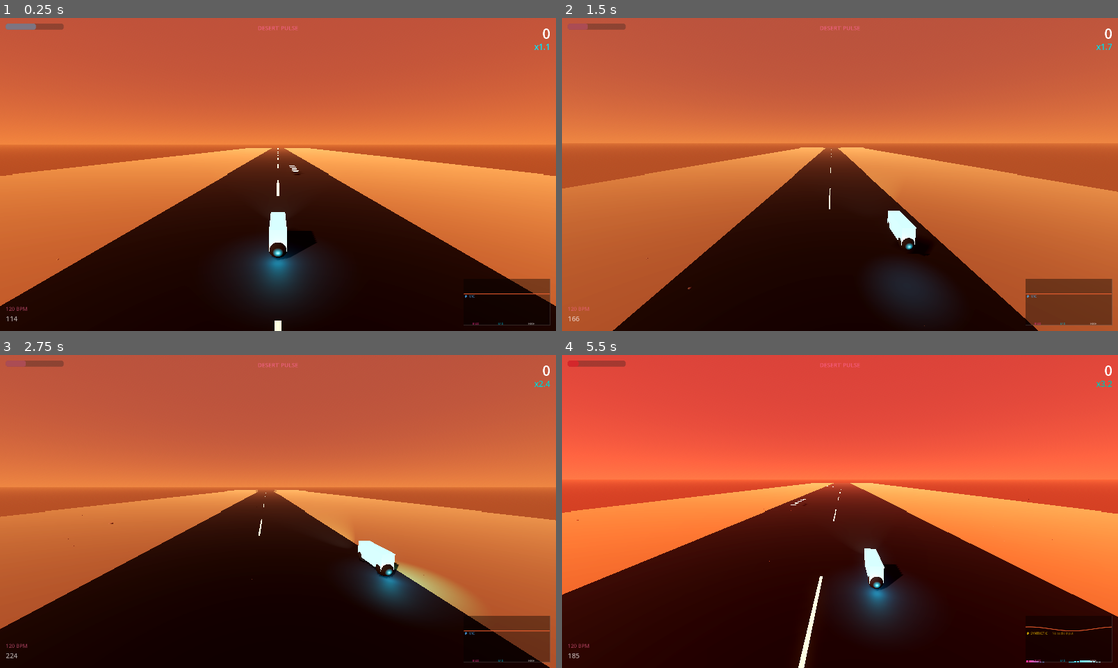
Above: before the commit, frames 1-4 (two rows, left to right).
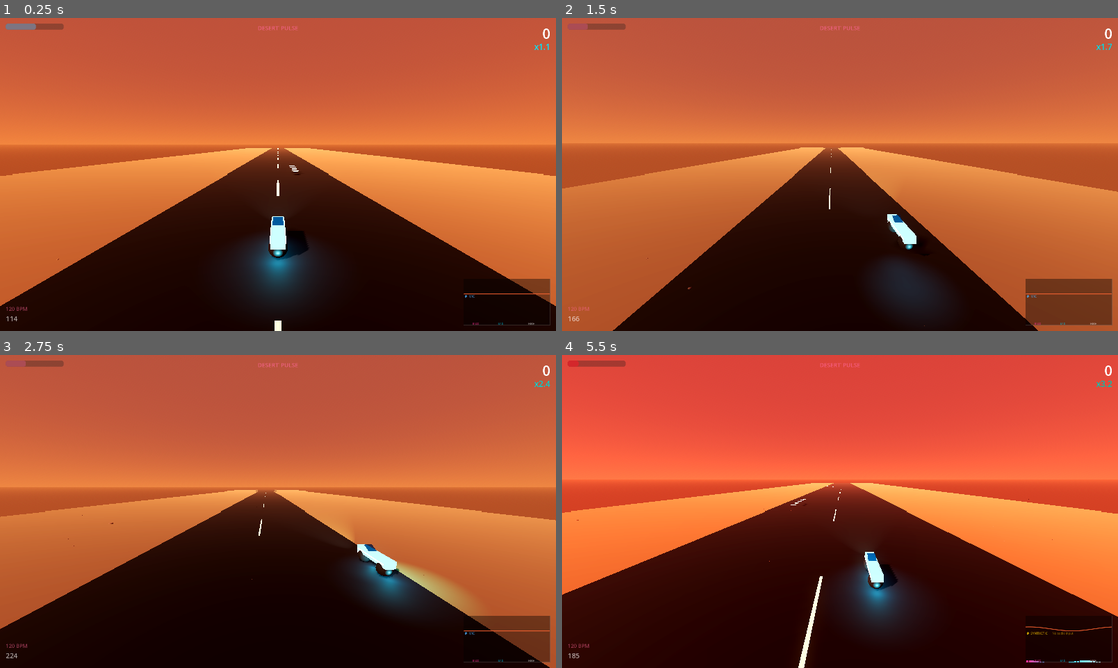
Above: after the commit, the same moments.

Repository: scschwa/claude-code-app-moto-game
Game: Godot game, scene res://scenes/main.tscn
Two runs of this game, one before a commit and one after it. Both use one fixed random seed, a clock stepped at 60 frames per second and the inputs below.
Inputs:
- Up to frame 1 (0.25 s): no input
- Up to frame 2 (1.5 s): hold E (lane_switch_right) 0.53-1.28 s; tap Shift (boost) at 0.6, 1.35 s; tap Space (jump) at 0.77 s; hold S (brake) from 1.28 s (still down)
- Up to frame 3 (2.75 s): tap Space (jump) at 1.52 s; release S (brake) at 2.03 s; hold E (lane_switch_right) from 2.03 s (still down); tap Shift (boost) at 2.1 s
- Up to frame 4 (5.5 s): release E (lane_switch_right) at 2.78 s; hold W (accelerate) 2.78-3.53 s; tap Shift (boost) every 0.75 s from 2.85 to 5.1 s; tap Space (jump) at 3.02, 3.77, 4.52 s; hold Q (lane_switch_left) 3.53-5.03 s; hold S (brake) from 5.03 s (still down)

The runs differ from the first frame. In frame 1, 0.4% of the frame differs, in the area x 47-57%, y 62-77%; in frame 2, 0.2%; in frame 3, 0.4%, in the area x 64-72%, y 59-72%; in frame 4, 0.4%.

Commit message:
Add Tron bike mesh, crash spin, escalating coin SFX, and score popups
Replace the plain box bike with a composite Tron light-cycle built from
primitives (main body, canopy, prism fairing, tail, neon edge strips,
underglow). Add a 720-degree Y-axis spin on obstacle collision alongside
the existing blink. Rewrite coin pickup sound as combo-parameterized FM
synthesis that escalates across 8 tiers (higher pitch, more harmonics,
second voice, whoosh). Add world-space Label3D score popups that pop in
above the bike, scale with combo, change color, float up, and fade out.

Co-Authored-By: Claude Opus 4.6 <noreply@anthropic.com>

Diff:
--- a/scenes/bike.tscn
+++ b/scenes/bike.tscn
@@ -1,17 +1,49 @@
-[gd_scene load_steps=7 format=3 uid="uid://bike001"]
+[gd_scene load_steps=16 format=3 uid="uid://bike001"]
 
 [ext_resource type="Script" path="res://scripts/bike_controller.gd" id="1_bike"]
 
-[sub_resource type="BoxMesh" id="BoxMesh_body"]
-size = Vector3(0.6, 0.8, 2.0)
+[sub_resource type="BoxMesh" id="BoxMesh_mainbody"]
+size = Vector3(0.5, 0.35, 2.4)
 
 [sub_resource type="StandardMaterial3D" id="Material_body"]
 albedo_color = Color(0, 0.85, 1, 1)
 emission_enabled = true
 emission = Color(0, 0.6, 0.9, 1)
 emission_energy_multiplier = 1.5
-metallic = 0.8
-roughness = 0.3
+metallic = 0.9
+roughness = 0.2
+
+[sub_resource type="BoxMesh" id="BoxMesh_canopy"]
+size = Vector3(0.4, 0.04, 0.6)
+
+[sub_resource type="StandardMaterial3D" id="Material_canopy"]
+transparency = 1
+albedo_color = Color(0.1, 0.3, 0.5, 0.8)
+metallic = 0.5
+roughness = 0.1
+
+[sub_resource type="PrismMesh" id="PrismMesh_fairing"]
+size = Vector3(0.45, 0.4, 0.7)
+
+[sub_resource type="StandardMaterial3D" id="Material_fairing"]
+albedo_color = Color(0, 0.85, 1, 1)
+emission_enabled = true
+emission = Color(0, 0.7, 1, 1)
+emission_energy_multiplier = 2.0
+metallic = 0.9
+roughness = 0.2
+
+[sub_resource type="BoxMesh" id="BoxMesh_tail"]
+size = Vector3(0.35, 0.2, 0.5)
+
+[sub_resource type="BoxMesh" id="BoxMesh_edgestrip"]
+size = Vector3(0.03, 0.06, 2.2)
+
+[sub_resource type="StandardMaterial3D" id="Material_edge"]
+albedo_color = Color(0.5, 1, 1, 1)
+emission_enabled = true
+emission = Color(0, 1, 1, 1)
+emission_energy_multiplier = 3.0
 
 [sub_resource type="SphereMesh" id="SphereMesh_wheel"]
 radius = 0.35
@@ -29,10 +61,35 @@
 
 [node name="BikeMesh" type="Node3D" parent="."]
 
-[node name="Body" type="MeshInstance3D" parent="BikeMesh"]
-transform = Transform3D(1, 0, 0, 0, 1, 0, 0, 0, 1, 0, 0.7, 0)
-mesh = SubResource("BoxMesh_body")
+[node name="MainBody" type="MeshInstance3D" parent="BikeMesh"]
+transform = Transform3D(1, 0, 0, 0, 1, 0, 0, 0, 1, 0, 0.65, 0)
+mesh = SubResource("BoxMesh_mainbody")
 surface_material_override/0 = SubResource("Material_body")
+
+[node name="Canopy" type="MeshInstance3D" parent="BikeMesh"]
+transform = Transform3D(1, 0, 0, 0, 0.906, -0.423, 0, 0.423, 0.906, 0, 0.88, -0.3)
+mesh = SubResource("BoxMesh_canopy")
+surface_material_override/0 = SubResource("Material_canopy")
+
+[node name="FrontFairing" type="MeshInstance3D" parent="BikeMesh"]
+transform = Transform3D(1, 0, 0, 0, 1, 0, 0, 0, 1, 0, 0.55, -0.9)
+mesh = SubResource("PrismMesh_fairing")
+surface_material_override/0 = SubResource("Material_fairing")
+
+[node name="RearTail" type="MeshInstance3D" parent="BikeMesh"]
+transform = Transform3D(1, 0, 0, 0, 1, 0, 0, 0, 1, 0, 0.75, 1.0)
+mesh = SubResource("BoxMesh_tail")
+surface_material_override/0 = SubResource("Material_body")
+
+[node name="LeftEdgeStrip" type="MeshInstance3D" parent="BikeMesh"]
+transform = Transform3D(1, 0, 0, 0, 1, 0, 0, 0, 1, -0.27, 0.65, 0)
+mesh = SubResource("BoxMesh_edgestrip")
+surface_material_override/0 = SubResource("Material_edge")
+
+[node name="RightEdgeStrip" type="MeshInstance3D" parent="BikeMesh"]
+transform = Transform3D(1, 0, 0, 0, 1, 0, 0, 0, 1, 0.27, 0.65, 0)
+mesh = SubResource("BoxMesh_edgestrip")
+surface_material_override/0 = SubResource("Material_edge")
 
 [node name="FrontWheel" type="MeshInstance3D" parent="BikeMesh"]
 transform = Transform3D(1, 0, 0, 0, 1, 0, 0, 0, 1, 0, 0.35, -0.8)
@@ -57,6 +114,12 @@
 light_energy = 1.5
 omni_range = 3.0
 
+[node name="UnderGlow" type="OmniLight3D" parent="BikeMesh"]
+transform = Transform3D(1, 0, 0, 0, 1, 0, 0, 0, 1, 0, 0.15, 0)
+light_color = Color(0, 0.85, 1, 1)
+light_energy = 0.8
+omni_range = 2.0
+
 [node name="CollisionArea" type="Area3D" parent="."]
 
 [node name="CollisionShape" type="CollisionShape3D" parent="CollisionArea"]
--- a/scripts/bike_controller.gd
+++ b/scripts/bike_controller.gd
@@ -30,6 +30,7 @@
 var _boost_timer: float = 0.0
 var current_lean: float = 0.0
 var invincible_timer: float = 0.0
+var _spin_tween: Tween
 
 # References
 @onready var bike_mesh: Node3D = $BikeMesh
@@ -185,6 +186,15 @@
 			current_speed *= 0.5
 			# Controller rumble
 			Input.start_joy_vibration(0, 0.5, 0.8, 0.3)
+			# 720-degree crash spin
+			if bike_mesh:
+				if _spin_tween and _spin_tween.is_valid():
+					_spin_tween.kill()
+				_spin_tween = create_tween()
+				var start_y: float = bike_mesh.rotation.y
+				_spin_tween.tween_property(bike_mesh, "rotation:y", start_y + PI * 4.0, 1.0) \
+					.set_ease(Tween.EASE_OUT).set_trans(Tween.TRANS_CUBIC)
+				_spin_tween.tween_callback(func() -> void: bike_mesh.rotation.y = fmod(bike_mesh.rotation.y, TAU))
 
 
 func get_speed_ratio() -> float:
--- a/scripts/main.gd
+++ b/scripts/main.gd
@@ -10,6 +10,8 @@
 @onready var chase_camera: ChaseCamera = $ChaseCamera
 @onready var hud: HUD = $HUD
 @onready var sfx: Node = $SfxManager
+
+const ScorePopupScript := preload("res://scripts/score_popup.gd")
 
 
 func _ready() -> void:
@@ -29,6 +31,7 @@
 	score_manager.score_changed.connect(hud.update_score)
 	score_manager.multiplier_changed.connect(hud.update_multiplier)
 	score_manager.combo_changed.connect(hud.update_combo)
+	score_manager.score_popup_requested.connect(_on_score_popup)
 
 	# Controller rumble on beat
 	audio_reactor.beat_detected.connect(_on_beat)
@@ -56,7 +59,7 @@
 
 func _on_coin_collected(value: int) -> void:
 	score_manager.add_coin_score(value)
-	sfx.play_coin()
+	sfx.play_coin(score_manager.combo)
 	# Small rumble on coin pickup
 	Input.start_joy_vibration(0, 0.1, 0.0, 0.05)
 
@@ -66,6 +69,18 @@
 	sfx.play_hit()
 
 
+func _on_score_popup(points: int, combo_count: int) -> void:
+	var popup: Node3D = ScorePopupScript.new()
+	add_child(popup)
+	# Spawn above the bike with slight jitter to avoid perfect overlap
+	var spawn_pos := bike.global_position + Vector3(
+		randf_range(-0.3, 0.3),
+		2.5 + combo_count * 0.02,
+		-0.5
+	)
+	popup.setup(points, combo_count, spawn_pos)
+
+
 func _on_beat() -> void:
 	# Subtle controller rumble on beat
 	if audio_reactor.bass > 0.3:
--- a/scripts/score_manager.gd
+++ b/scripts/score_manager.gd
@@ -5,6 +5,7 @@
 signal score_changed(new_score: int)
 signal multiplier_changed(new_multiplier: float)
 signal combo_changed(new_combo: int)
+signal score_popup_requested(points: int, combo_count: int)
 
 var score: int = 0
 var multiplier: float = 1.0
@@ -54,12 +55,15 @@
 
 	# Consume quiet bonus on first coin in an intense section
 	if audio_reactor and audio_reactor.energy > 0.5 and quiet_bonus > 0.0:
-		score += int(base_value * quiet_bonus)
+		var quiet_points := int(base_value * quiet_bonus)
+		score += quiet_points
+		points += quiet_points
 		quiet_bonus = 0.0
 
 	score_changed.emit(score)
 	combo_changed.emit(combo)
 	multiplier_changed.emit(multiplier)
+	score_popup_requested.emit(points, combo)
 
 
 func add_near_miss_score() -> void:
@@ -69,6 +73,7 @@
 	_combo_timer = COMBO_TIMEOUT
 	score_changed.emit(score)
 	combo_changed.emit(combo)
+	score_popup_requested.emit(points, combo)
 
 
 func on_obstacle_hit() -> void:
--- /dev/null
+++ b/scripts/score_popup.gd
@@ -0,0 +1,59 @@
+extends Node3D
+class_name ScorePopup
+## Floating 3D score text that pops above the bike on coin/near-miss pickup.
+## Scales with combo — higher combos produce bigger, more colorful popups.
+## Self-destructs after the animation completes.
+
+var _label: Label3D
+
+
+func setup(points: int, combo_count: int, spawn_position: Vector3) -> void:
+	global_position = spawn_position
+	scale = Vector3.ONE * 0.01  # Start nearly invisible
+
+	_label = Label3D.new()
+	_label.text = "+%d" % points
+	_label.font_size = 72
+	_label.billboard = BaseMaterial3D.BILLBOARD_ENABLED
+	_label.no_depth_test = true  # Always visible on top
+	_label.modulate = _color_for_combo(combo_count)
+	_label.outline_modulate = Color(0, 0, 0, 0.8)
+	_label.outline_size = 8
+	add_child(_label)
+
+	_animate(combo_count)
+
+
+func _color_for_combo(combo_count: int) -> Color:
+	if combo_count < 3:
+		return Color(1, 1, 1, 1)       # White
+	if combo_count < 10:
+		return Color(1, 0.9, 0.2, 1)   # Gold
+	if combo_count < 20:
+		return Color(1, 0.5, 0.1, 1)   # Orange
+	return Color(1, 0.2, 0.5, 1)       # Hot pink
+
+
+func _animate(combo_count: int) -> void:
+	# Peak scale grows with combo: 0.5 at combo 0, up to 2.0 at combo 25+
+	var peak_scale := 0.5 + clampf(combo_count * 0.06, 0.0, 1.5)
+
+	# Scale: pop in with overshoot, then shrink away
+	var scale_tween := create_tween()
+	scale_tween.tween_property(self, "scale", Vector3.ONE * peak_scale, 0.12) \
+		.set_ease(Tween.EASE_OUT).set_trans(Tween.TRANS_BACK)
+	scale_tween.tween_property(self, "scale", Vector3.ONE * 0.1, 0.6) \
+		.set_ease(Tween.EASE_IN).set_trans(Tween.TRANS_QUAD)
+
+	# Float upward
+	var move_tween := create_tween()
+	move_tween.tween_property(self, "position:y", position.y + 3.0, 0.8) \
+		.set_ease(Tween.EASE_OUT).set_trans(Tween.TRANS_QUAD)
+
+	# Fade out (delayed so it's fully visible at peak, then fades)
+	var fade_tween := create_tween()
+	fade_tween.tween_interval(0.25)
+	fade_tween.tween_property(_label, "modulate:a", 0.0, 0.5)
+
+	# Self-destruct after longest animation
+	fade_tween.tween_callback(queue_free)
--- a/scripts/sfx_manager.gd
+++ b/scripts/sfx_manager.gd
@@ -1,6 +1,7 @@
 extends Node
 class_name SfxManager
 ## Generates procedural sound effects for coin pickup and obstacle hit.
+## Coin sound escalates in intensity with combo count — futuristic FM synthesis.
 ## Uses AudioStreamWAV with raw PCM samples — no external files needed.
 
 var _coin_player: AudioStreamPlayer
@@ -18,11 +19,11 @@
 	_hit_player.volume_db = -3.0
 	add_child(_hit_player)
 
-	_coin_player.stream = _generate_coin_sound()
 	_hit_player.stream = _generate_hit_sound()
 
 
-func play_coin() -> void:
+func play_coin(combo: int = 0) -> void:
+	_coin_player.stream = _generate_coin_sound(combo)
 	_coin_player.play()
 
 
@@ -30,33 +31,76 @@
 	_hit_player.play()
 
 
-func _generate_coin_sound() -> AudioStreamWAV:
-	## Bright two-tone "ding" — ascending pitches, short and snappy
+func _combo_to_tier(combo: int) -> int:
+	if combo <= 1: return 0
+	if combo <= 4: return 1
+	if combo <= 9: return 2
+	if combo <= 14: return 3
+	if combo <= 19: return 4
+	if combo <= 29: return 5
+	if combo <= 49: return 6
+	return 7
+
+
+func _generate_coin_sound(combo: int = 0) -> AudioStreamWAV:
+	## Futuristic ascending ding with FM synthesis.
+	## Intensity scales with combo tier: higher pitch, more harmonics,
+	## FM modulation, second voice, and noise whoosh at high combos.
+	var tier := _combo_to_tier(combo)
 	var sample_rate := 22050
-	var duration := 0.15  # 150ms
+
+	# Parameters scaled by tier
+	var base_freq := 1200.0 + tier * 200.0          # 1200 Hz to 2600 Hz
+	var sweep_ratio := 1.2 + tier * 0.114            # 1.2x to ~2.0x
+	var num_harmonics := 2 + int(tier * 0.7)         # 2 to 6
+	var duration := 0.12 + tier * 0.018              # 120ms to ~250ms
+	var fm_index := maxf(0.0, (tier - 1.5) * 0.75)  # 0 for tier 0-1, ramps up
+	var has_second_voice := tier >= 4
+	var has_whoosh := tier >= 6
+
 	var sample_count := int(sample_rate * duration)
 	var data := PackedByteArray()
 	data.resize(sample_count * 2)  # 16-bit = 2 bytes per sample
-
-	var freq1 := 880.0   # A5
-	var freq2 := 1318.5  # E6 (musical fifth up)
 
 	for i in sample_count:
 		var t := float(i) / sample_rate
 		var progress := float(i) / sample_count
 
-		# Switch from freq1 to freq2 halfway through
-		var freq := freq1 if progress < 0.4 else freq2
+		# Ascending frequency sweep
+		var freq := base_freq + (base_freq * sweep_ratio - base_freq) * progress
 
-		# Sine wave with exponential decay envelope
-		var envelope := (1.0 - progress) * (1.0 - progress)
-		var sample := sin(t * freq * TAU) * envelope
+		# FM synthesis: modulate carrier with modulator for digital quality
+		var fm_mod := sin(t * base_freq * 1.5 * TAU) * fm_index
 
-		# Add a little harmonic shimmer
-		sample += sin(t * freq * 2.0 * TAU) * envelope * 0.3
-		sample += sin(t * freq * 3.0 * TAU) * envelope * 0.1
+		# Envelope: sharp attack, exponential decay
+		var envelope := pow(1.0 - progress, 1.5 + tier * 0.2)
+		# Quick attack ramp (first 5%)
+		if progress < 0.05:
+			envelope *= progress / 0.05
 
-		# Convert to 16-bit signed integer
+		# Main carrier with FM modulation
+		var sample := sin(t * freq * TAU + fm_mod) * envelope
+
+		# Harmonics (each at decreasing amplitude)
+		for h in range(1, num_harmonics):
+			var h_amp := 0.3 / float(h + 1)
+			sample += sin(t * freq * float(h + 1) * TAU + fm_mod) * envelope * h_amp
+
+		# Second voice at musical fifth (tier 4+, delayed onset)
+		if has_second_voice and progress > 0.08:
+			var voice2_progress := (progress - 0.08) / 0.92
+			var voice2_env := pow(1.0 - voice2_progress, 2.0)
+			var voice2_freq := freq * 1.5  # Perfect fifth
+			sample += sin(t * voice2_freq * TAU) * voice2_env * 0.25
+
+		# Noise whoosh burst (tier 6+)
+		if has_whoosh:
+			var whoosh_env := pow(maxf(1.0 - progress * 3.0, 0.0), 2.0) * 0.08
+			sample += randf_range(-1.0, 1.0) * whoosh_env
+
+		# Soft clip with tier-scaled drive
+		sample = clampf(sample * (0.8 + tier * 0.05), -1.0, 1.0)
+
 		var value := int(clampf(sample, -1.0, 1.0) * 32000.0)
 		data[i * 2] = value & 0xFF
 		data[i * 2 + 1] = (value >> 8) & 0xFF
